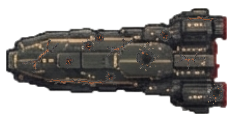
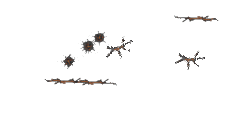
Comparing the layer stacks of the two 240x120 images. Changes:
painted on "Damage level 2" over [left=44, top=15, right=219, bottom=86]
hid "Damage level 1", painted on it over [left=22, top=28, right=225, bottom=105]
hid "Corvette.png" over [left=6, top=8, right=227, bottom=114]
